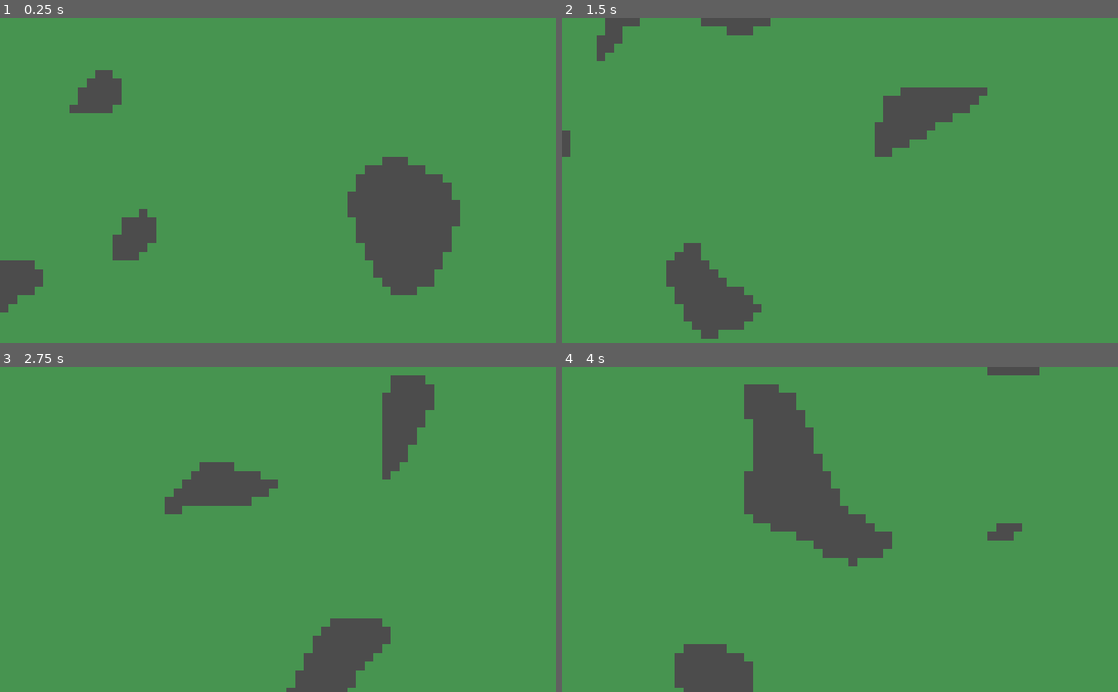
Above: before the commit, frames 1-4 (two rows, left to right).
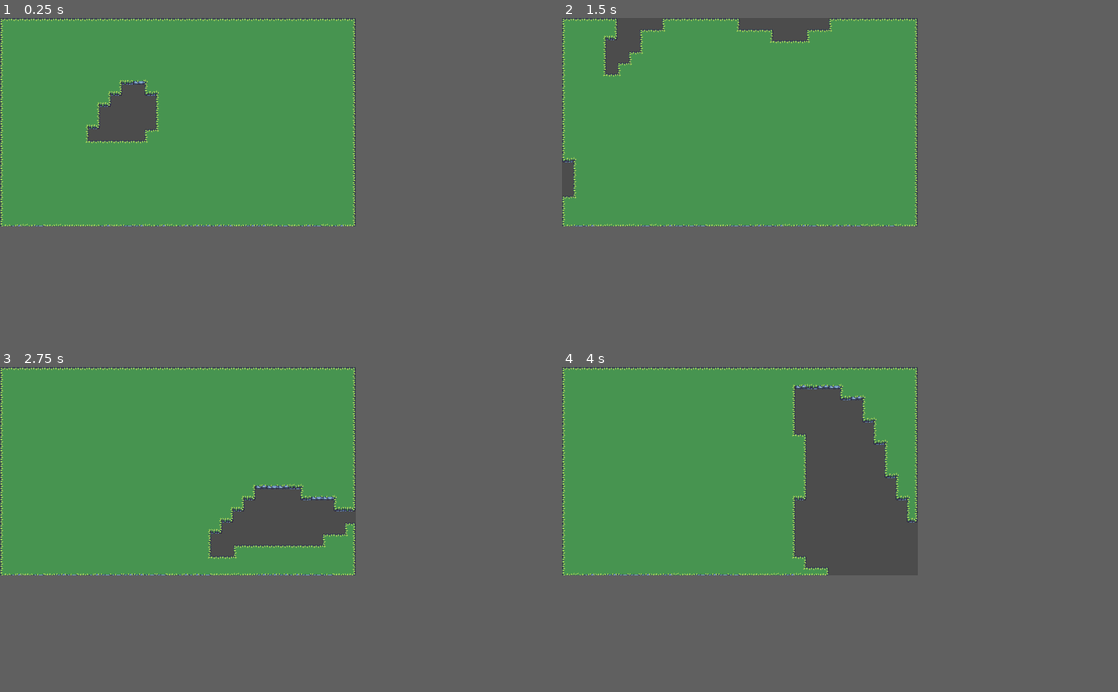
Above: after the commit, the same moments.

Repository: LonecatPawstar/godot-map-generation-simplexnoise
Game: Godot game, scene res://src/WorldGenerator.tscn
Same seed, same stepped clock (60 frames per second), same inputs: the game is played once before the commit and once after it.
Inputs:
- Up to frame 1 (0.25 s): no input
- Up to frame 2 (1.5 s): tap Enter (ui_accept) at 0.5, 0.77, 1.25 s
- Up to frame 3 (2.75 s): tap Enter (ui_accept) at 1.52, 2 s
- Up to frame 4 (4 s): tap Enter (ui_accept) at 2.75, 3.02, 3.5, 3.77 s
In our replay, the window is 800x468 before the commit and 512x300 after it. These sizes can differ from the game's own. Grey fills any space a smaller window leaves; there, only what the larger window draws over its background counts as a difference.

The runs differ from the first frame. In frame 1, 11% of the frame differs, in the area x 0-83%, y 0-91%; in frame 2, 8.4%; in frame 3, 11%; in frame 4, 14%, in the area x 0-86%, y 0-100%.

Commit message:
Modified world size values

Diff:
--- a/project.godot
+++ b/project.godot
@@ -21,6 +21,10 @@
 
 [display]
 
+window/size/width=512
+window/size/height=300
+window/size/test_width=512
+window/size/test_height=300
 window/stretch/mode="2d"
 window/stretch/aspect="keep"
 
--- a/src/WorldGenerator.gd
+++ b/src/WorldGenerator.gd
@@ -2,7 +2,8 @@
 
 onready var tileMapGrass = $TileMap
 
-var map_size: Vector2 = Vector2(80, 60)
+var map_size: Vector2 = Vector2(32, 19)
+
 var grass_cap: float = 0.5
 
 var noise: OpenSimplexNoise
@@ -35,3 +36,4 @@
 			var a = noise.get_noise_2d(x, y)
 			if a < grass_cap:
 				tileMapGrass.set_cell(x, y, 0)
+	tileMapGrass.update_bitmask_region(Vector2(0, 0), Vector2(map_size.x, map_size.y))
Not shown, changed: README.md
